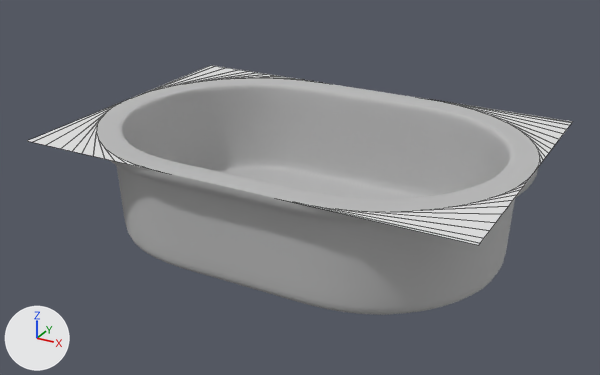
Two versions of the glTF model public/models-new/SR-18.glb, one commit apart.
Before and after are seen from a 50 mm lens placed at (0.428, -0.799, 0.41), pointed at (-0.011, -0.001, 0.011). The axes (+X, +Y, +Z) are drawn at lower left. The lights are the same throughout. The picture after the commit comes second. Mesh edges are drawn as thin lines on the coarser meshes. Where no turn or scale is listed for an object, it has been applied to the vertices.

Script lines for the objects in view, before the commit:
```python
me_flush_plane_cutout_mesh_002 = bpy.data.meshes.new('Flush_Plane_Cutout_Mesh.002')
me_flush_plane_cutout_mesh_002.from_pydata(...)  # 108 vertices, 52 faces; spans x -0.26..0.26, y -0.18..0.18, z 0.0
me_mesh = bpy.data.meshes.new('Mesh')
me_mesh.from_pydata(...)  # 4928 vertices, 9856 faces; spans x -0.26..0.26, y -0.18..0.18, z -0.168..0.0
me_mesh.materials.append(mat_sink)  # grey #bcbcbc
ob_border = bpy.data.objects.new('border', me_flush_plane_cutout_mesh_002)
ob_border.location = (0.0, 0.0, 0.0838)
ob_sink = bpy.data.objects.new('Sink', me_mesh)
ob_sink.location = (0.0, 0.0, 0.0838)
```
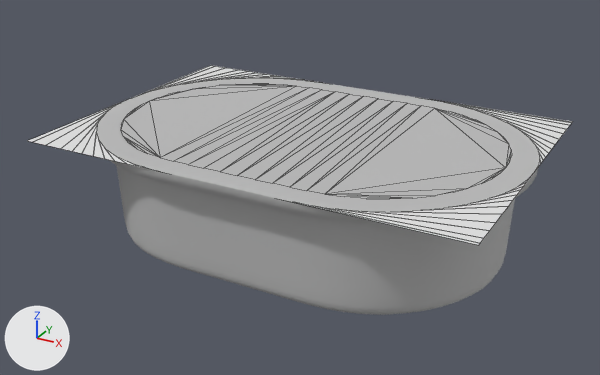
Changed parts and their boxes (x1, y1, x2, y2) in the pictures (600 x 375 px):
'dimension', added
    after: (121, 84, 512, 199)

Patch to the scene script:
```diff
--- a/public/models-new/SR-18.glb.py
+++ b/public/models-new/SR-18.glb.py
@@ me_mesh_002 @@
+me_mesh_002.from_pydata(...)  # 64 vertices, 62 faces; spans x -0.231..0.231, y -0.152..0.152, z 0.0
+me_mesh_002.materials.append(mat_sink)  # grey #bcbcbc
@@ ob_dimension @@
+ob_dimension = bpy.data.objects.new('dimension', me_mesh_002)
+ob_dimension.location = (0.0, 0.0, 0.0838)
```
